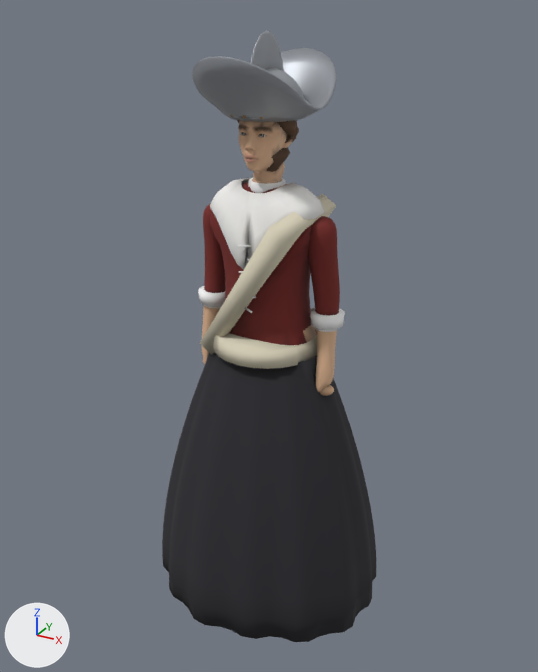
What one commit did to the glTF model reckoning/models/watchwoman.glb.
Before and after are seen from a 50 mm camera at (1.074, -1.939, 1.967) aimed at (0.0, 0.014, 0.99). Every picture has the same lights, and +X, +Y and +Z are marked at lower left. The picture after the commit comes second. Vertices at exactly the same position are counted once.

Names of what the first picture shows: 'watchwoman_body', 'watchwoman_hat', 'watchwoman_linen', 'watchwoman_sash', 'watchwoman_skin', 'watchwoman_skirt' and 1 more.
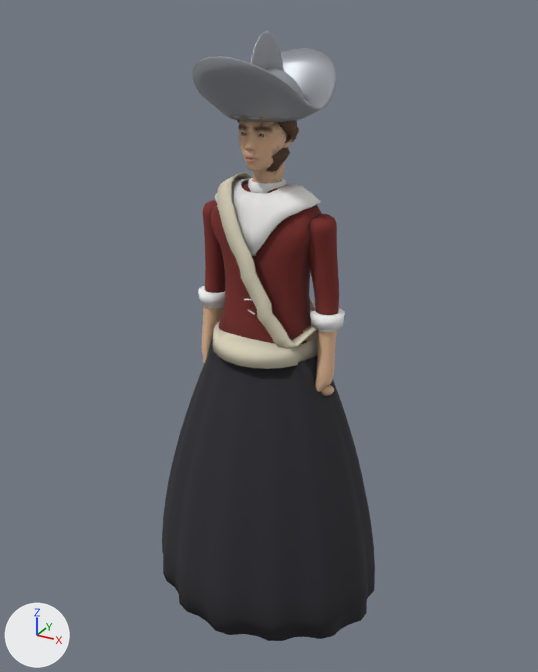
Location of each change, [x1, y1, x2, y2] in pixels of the pictures (538 x 672 px; the box of a moved part takes in the faces that stretch with it):
'watchwoman_skirt', reshaped: before [162, 352, 376, 642]; after [162, 336, 375, 641]
'watchwoman_body', reshaped: before [202, 179, 340, 396]; after [202, 179, 339, 396]
'watchwoman_sash', reshaped: before [200, 194, 336, 369]; after [212, 172, 317, 369]
part 1 of me_watchwoman_body, moved or reshaped: before [203, 181, 337, 267]; after [202, 181, 337, 267]
part 2 of me_watchwoman_body, recoloured: [203, 179, 339, 396] in both
part 3 of me_watchwoman_linen, moved or reshaped: before [210, 178, 325, 270]; after [215, 178, 321, 255]
part 4 of me_watchwoman_sash, rebuilt: before [200, 194, 336, 355]; after [217, 172, 317, 349]
part 5 of me_watchwoman_sash, edited (looks the same): [213, 333, 317, 369] in both
part 6 of me_watchwoman_skirt, moved or reshaped: before [162, 352, 376, 642]; after [162, 338, 375, 641]

Diff of the bpy script that builds the scene:
```diff
--- a/reckoning/models/watchwoman.glb.py
+++ b/reckoning/models/watchwoman.glb.py
@@ me_watchwoman_body @@
 # used by ob_watchwoman_body; location = (0.0, 0.0, 0.0)
-me_watchwoman_body.from_pydata(...)  # 3418 vertices, 6816 faces; spans x -0.25..0.25, y -0.13..0.1, z 0.01..1.53
+me_watchwoman_body.from_pydata(...)  # 3546 vertices, 7072 faces; spans x -0.25..0.25, y -0.13..0.1, z 0.01..1.53
+# me_watchwoman_body part 1: 49 vertices moved from x -0.22..0.23, y -0.04..0.05, z 1.3..1.49 to x -0.22..0.23, y -0.05..0.05, z 1.3..1.49; 85 vertices removed from x -0.23..0.23, y -0.05..0.05, z 1.29..1.49; 213 vertices added at x -0.23..0.23, y -0.05..0.05, z 1.28..1.49
+# me_watchwoman_body part 2: 1594 kept faces spanning x -0.25..0.24, y -0.1..0.1, z 0.53..1.51 get new vertex colours
 me_watchwoman_body.materials.append(mat_watchwoman_skin)
@@ me_watchwoman_linen @@
 # used by ob_watchwoman_linen; location = (0.0, 0.0, 0.0)
-me_watchwoman_linen.from_pydata(...)  # 464 vertices, 892 faces; spans x -0.258..0.258, y -0.136..0.133, z 1.073..1.5
+me_watchwoman_linen.from_pydata(...)  # 461 vertices, 886 faces; spans x -0.258..0.258, y -0.116..0.108, z 1.073..1.5
+# me_watchwoman_linen part 3: 319 vertices removed from x -0.185..0.185, y -0.133..0.133, z 1.255..1.497; 316 vertices added at x -0.167..0.167, y -0.113..0.108, z 1.295..1.496
+# other edits to the shape of me_watchwoman_linen do not show in these pictures
 me_watchwoman_linen.materials.append(mat_watchwoman_linen)
@@ me_watchwoman_sash @@
 # used by ob_watchwoman_sash; location = (0.0, 0.0, 0.0)
-me_watchwoman_sash.from_pydata(...)  # 56 vertices, 104 faces; spans x -0.189..0.189, y -0.199..0.178, z 0.941..1.459
+me_watchwoman_sash.from_pydata(...)  # 240 vertices, 476 faces; spans x -0.178..0.191, y -0.178..0.178, z 0.965..1.513
+# me_watchwoman_sash part 4: the loose piece of 8 vertices spanning x -0.189..0.189, y -0.199..0.175, z 0.941..1.459 is rebuilt with 192 vertices and now spans x -0.141..0.191, y -0.128..0.128, z 1.01..1.513
+# me_watchwoman_sash part 5: 64 kept faces spanning x -0.172..0.178, y -0.178..0.178, z 0.965..1.02 get new vertex colours
 me_watchwoman_sash.materials.append(mat_watchwoman_sash)
@@ me_watchwoman_skirt @@
 # used by ob_watchwoman_skirt; location = (0.0, 0.0, 0.0)
-me_watchwoman_skirt.from_pydata(...)  # 1456 vertices, 2912 faces; spans x -0.422..0.407, y -0.354..0.346, z 0.05..0.975
+me_watchwoman_skirt.from_pydata(...)  # 1456 vertices, 2912 faces; spans x -0.412..0.413, y -0.357..0.342, z 0.05..0.975
+# me_watchwoman_skirt part 6: 1431 of 1456 vertices moved; they spanned x -0.422..0.407, y -0.354..0.346, z 0.05..0.974 and now span x -0.412..0.413, y -0.357..0.342, z 0.05..0.974; mean shift (0.0, 0.0, 0.0); largest move (0.169, 0.297, 0.05) -> (0.181, 0.317, 0.05)
 me_watchwoman_skirt.materials.append(mat_watchwoman_skirt)
```
